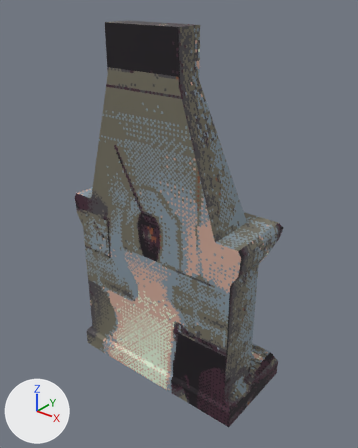
An edit to the glTF model models/furnace.gltf, drawn before and after from the same camera.
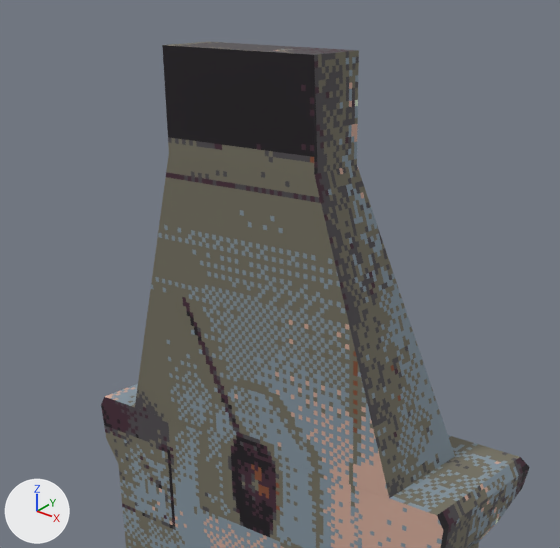
Each version appears first whole from a 50 mm camera at (22.4, -27.0, 21.7) aimed at (0.2, 0.7, 4.5), and next in a close-up on the part from 7% to 83% of the width and 0% to 60% of the height. The lights are fixed; the arrows at lower left show +X, +Y and +Z. The first two pictures are the older version. Where no turn or scale is listed for an object, it has been applied to the vertices.

Before the edit, the objects in view are built like this:
```python
me_cube_005 = bpy.data.meshes.new('Cube.005')
me_cube_005.from_pydata(...)  # 162 vertices, 320 faces; spans x -8.1..8.1, y -3.0..4.7, z -9.3..19.4
me_cube_005.materials.append(mat_furnace)  # picture img_furnace
ob_furnace = bpy.data.objects.new('furnace', me_cube_005)
ob_furnace.location = (0.0, 0.0, 0.0)
```
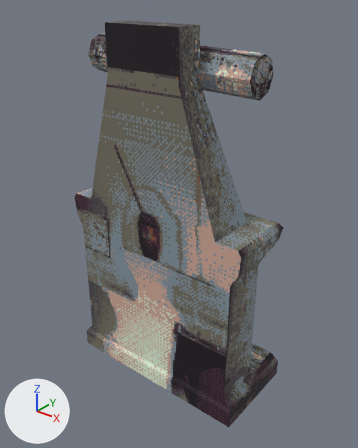
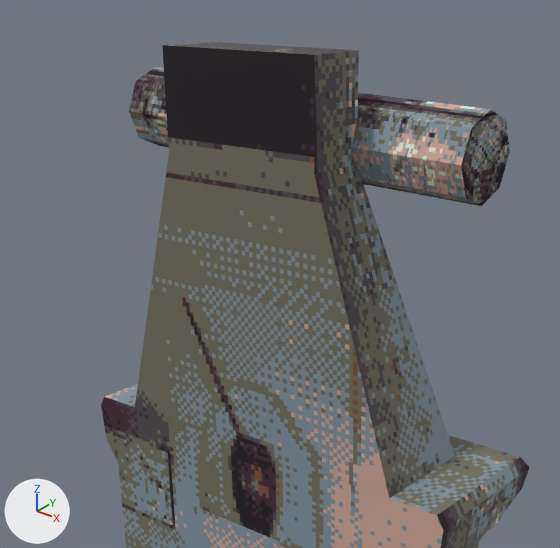
The newer file is also rescaled (x0.115), turned or shifted as a whole; pictures and numbers use the older file's frame.

Patch to the scene script:
```diff
--- a/models/furnace.gltf.py
+++ b/models/furnace.gltf.py
@@ img_logs2 @@
+img_logs2 = load_image('logs2', '../textures/logs2.png', 256, 256, 'sRGB')
@@ mat_logs2 @@
+mat_logs2 = principled_material('logs2')
+mat_logs2.texture = img_logs2
+mat_logs2.roughness = 1.0
@@ me_cylinder_032 @@
+me_cylinder_032.from_pydata(...)  # 16 vertices, 28 faces; spans x -7.03..7.03, y -1.43..1.43, z -1.59..1.59
+me_cylinder_032.materials.append(mat_logs2)  # picture img_logs2
@@ ob_furnacelog @@
+ob_furnacelog = bpy.data.objects.new('furnaceLog', me_cylinder_032)
+ob_furnacelog.location = (0.03, 0.24, 16.73)
```

Pixel boxes [x1, y1, x2, y2] of what changed, in the close-ups (560 x 548 px):
'furnaceLog', added: after [129, 67, 510, 206]
